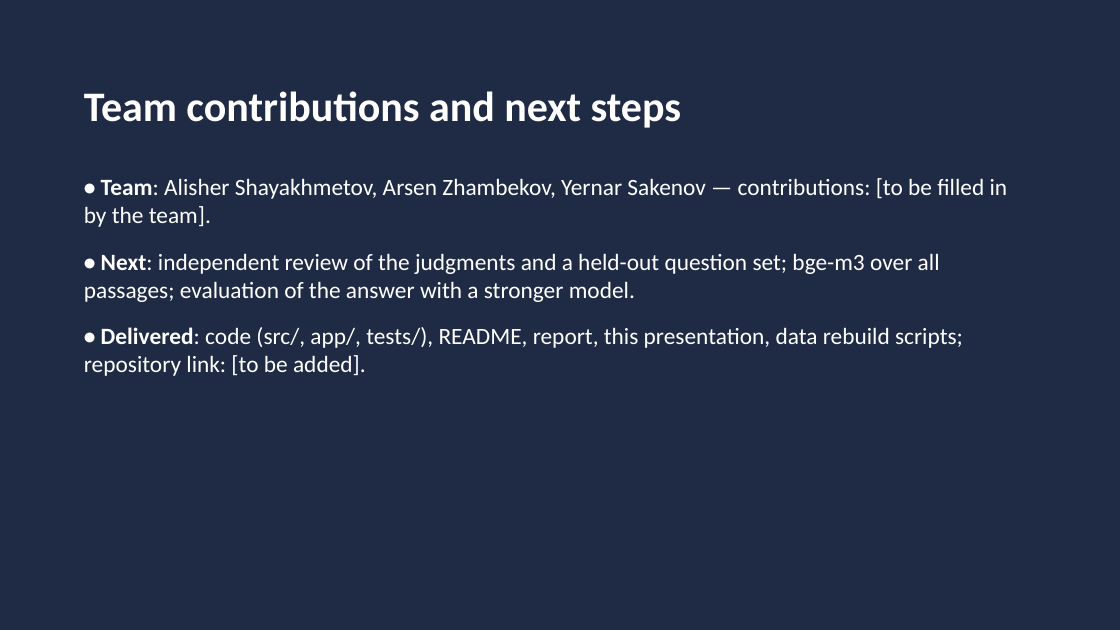
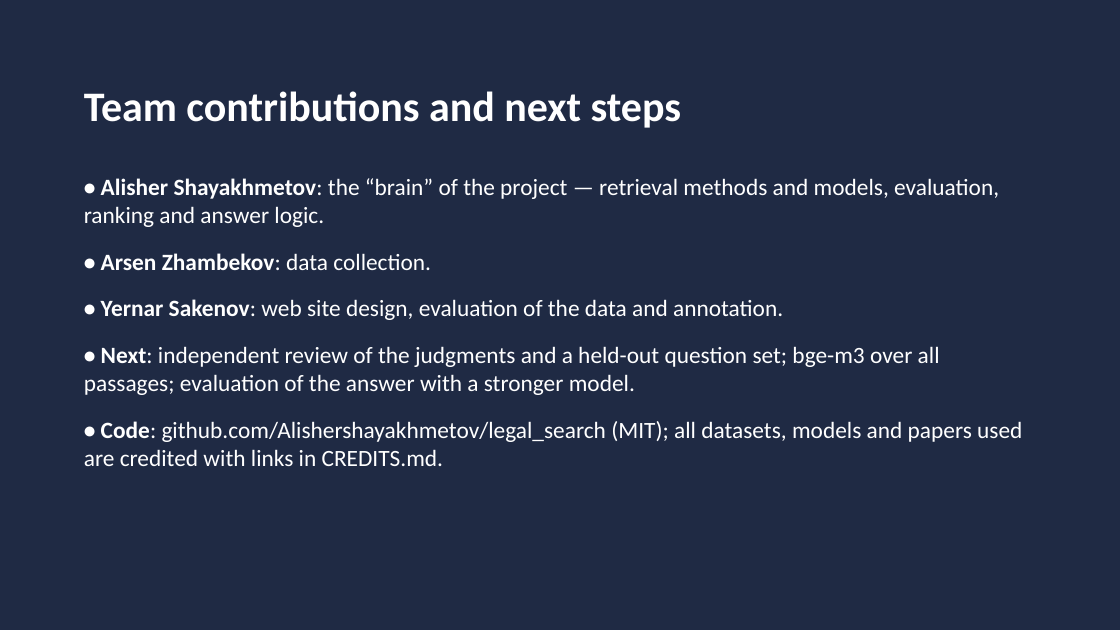
Before and after one commit to Alishershayakhmetov/legal_search, a slide deck: slide 21 of report/Presentation_Kazakh_Legal_Search_Engine.pptx (slide 19 before the commit). Drawn at 1120x630 pixels with LibreOffice and Linux fonts; fonts in the diff are those of the drawing. Boxes give left, top, right and bottom in pixels: in the first picture for what was removed or moved away, otherwise in the second. Text is boxed around its words. In the diff, an @@ line names an element or a change of style, - is before the commit and + after.

Commit message:
MIT licence and credits; part-corpus bge-m3 evaluation, unified Recall@k/MRR comparison, memory benchmark; English report and slides updated with contributions

```diff
--- a/report/Presentation_Kazakh_Legal_Search_Engine.pptx
+++ b/report/Presentation_Kazakh_Legal_Search_Engine.pptx
@@ text at [84, 178, 999, 320]: text changed @@
-• Team: Alisher Shayakhmetov, Arsen Zhambekov, Yernar Sakenov — contributions: [to be filled in by the team].
+• Alisher Shayakhmetov: the “brain” of the project — retrieval methods and models, evaluation, ranking and answer logic.
+• Arsen Zhambekov: data collection.
+• Yernar Sakenov: web site design, evaluation of the data and annotation.
@@ text at [84, 421, 1022, 466]: text changed @@
-• Delivered: code (src/, app/, tests/), README, report, this presentation, data rebuild scripts; repository link: [to be added].
+• Code: github.com/Alishershayakhmetov/legal_search (MIT); all datasets, models and papers used are credited with links in CREDITS.md.
```
Also in this commit, not shown: 8 other slides changed, 2 slides added, 19 other files.
